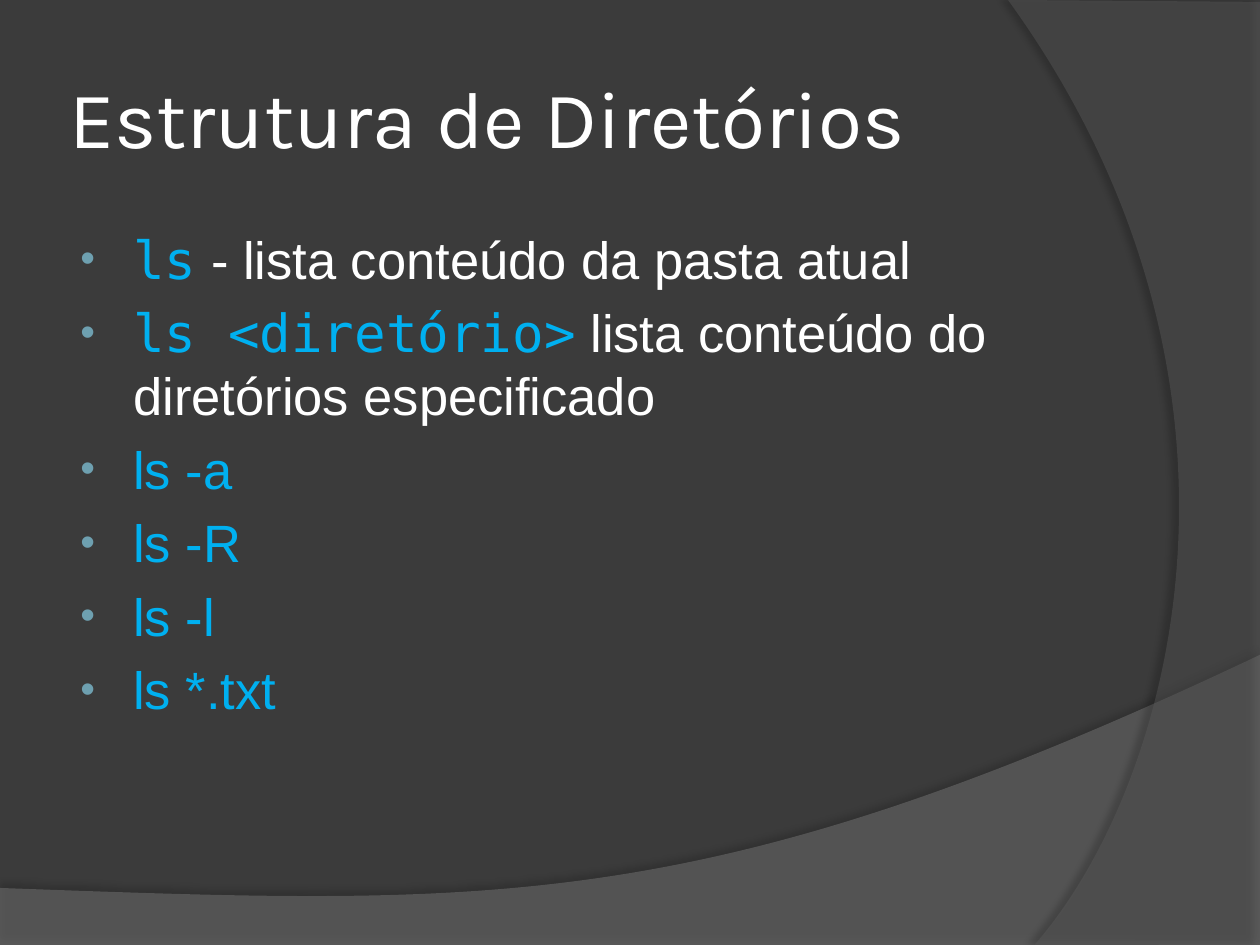
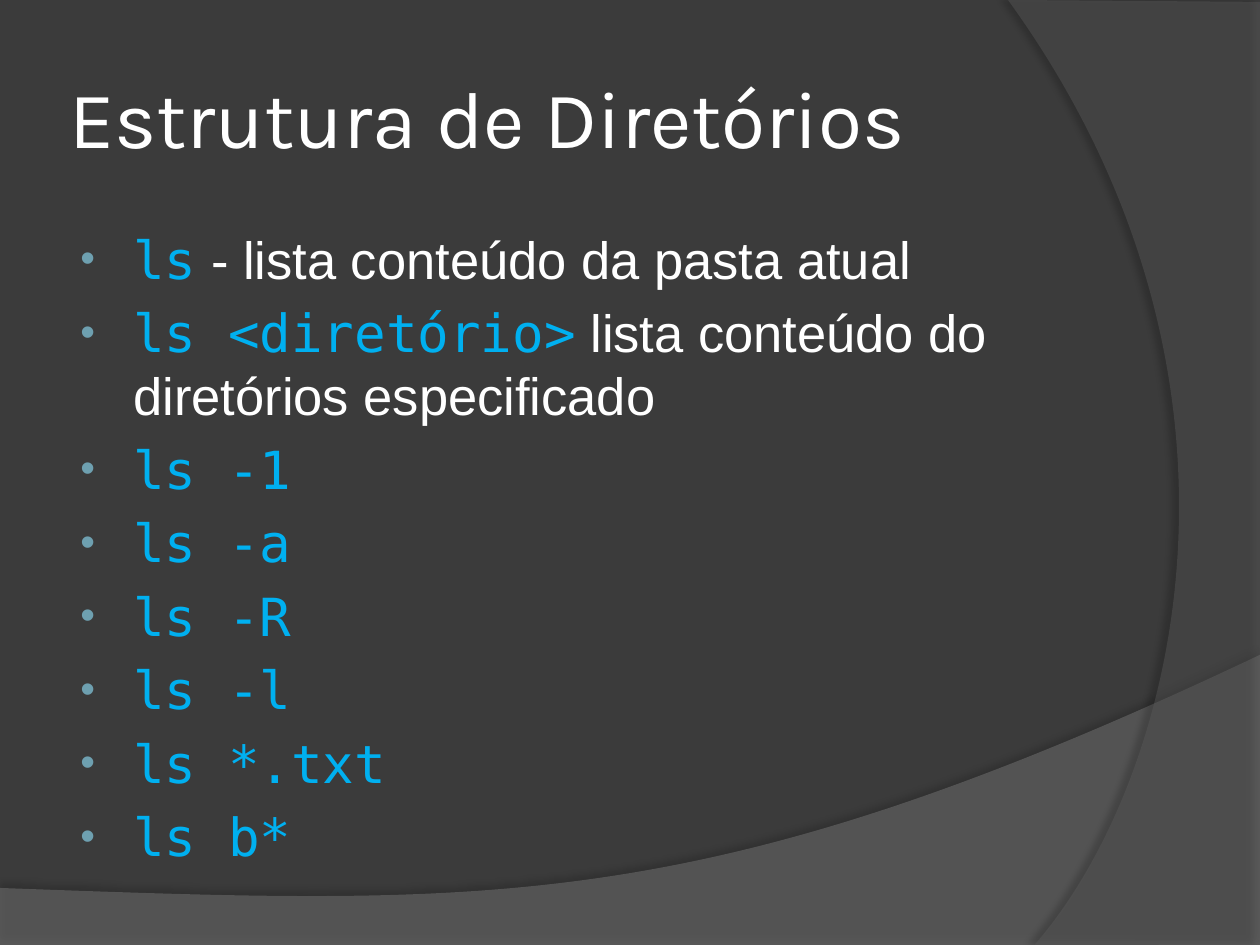
Before and after one commit to wind39/wind39.github.io, a slide deck: slide 9 of oficinas/oficina1capitulo3.pptx. Drawn at 1260x945 pixels with LibreOffice and Linux fonts; fonts in the diff are those of the drawing. Boxes give left, top, right and bottom in pixels: in the first picture for what was removed or moved away, otherwise in the second. Text is boxed around its words. In the diff, an @@ line names an element or a change of style, - is before the commit and + after.

```diff
--- a/oficinas/oficina1capitulo3.pptx
+++ b/oficinas/oficina1capitulo3.pptx
@@ text at (x1=133, y1=449, x2=291, y2=490): paragraph added @@
+• ls -1
@@ text at (x1=133, y1=522, x2=386, y2=784): font Arial to DejaVu Sans Mono in "ls -a", "ls -R", "ls -l", "ls *.txt" @@
@@ text at (x1=133, y1=816, x2=291, y2=857): paragraph added @@
+• ls b*
```
Also in this commit, not shown: 2 slides added, 19 other files.
